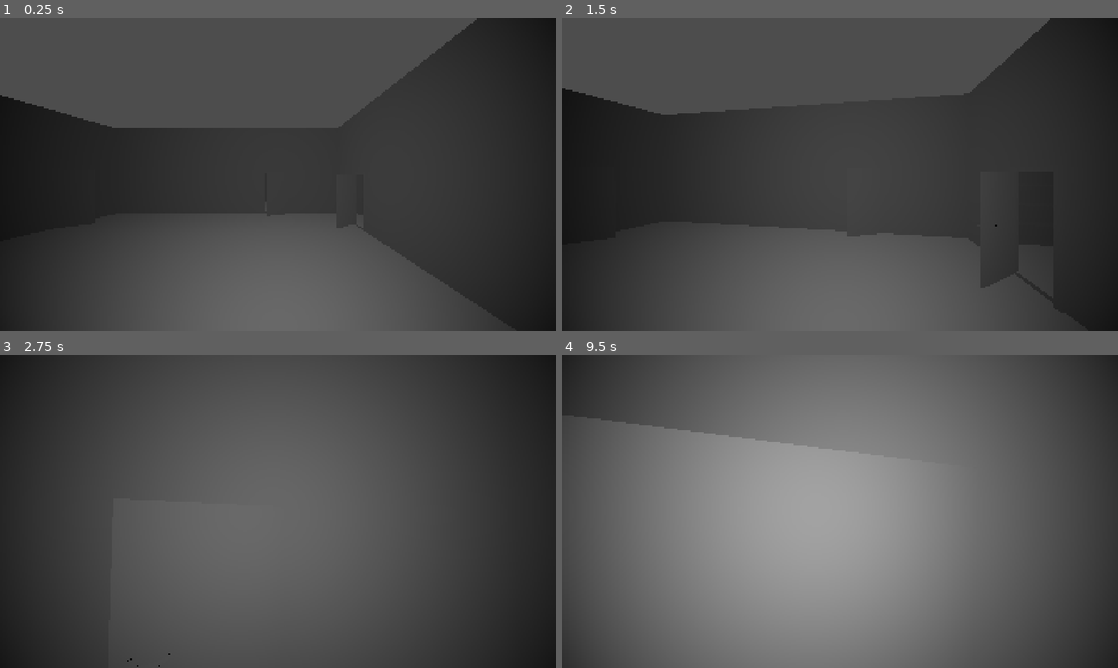
Above: before the commit, frames 1-4 (two rows, left to right).
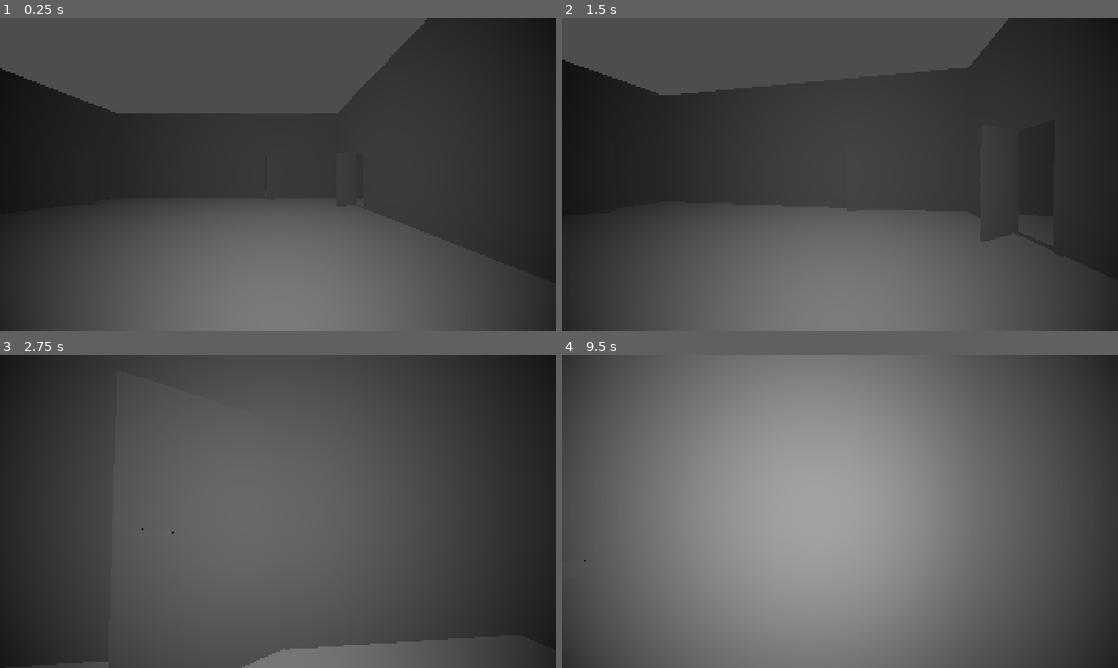
Above: after the commit, the same moments.

Repository: yuleedev/bandit-tails
Game: Godot game, scene res://Levels/main.tscn
The game is run twice, just before and just after one commit, with the same random seed, the same clock (stepped at 60 frames per second) and the same inputs.
Inputs (mouse positions are in pixels of both pictures, inside the frame that each line leads up to):
- Up to frame 1 (0.25 s): no input
- Up to frame 2 (1.5 s): tap Enter at 0.5 s; move the mouse to (867, 174) at 0.52 s; hold W (up) from 0.53 s (still down); tap E (interact) at 0.6, 1.35 s; move the mouse to (812, 174) at 1.27 s
- Up to frame 3 (2.75 s): keep holding W (up); move the mouse to (289, 505) at 2.02 s; tap E (interact) at 2.1 s
- Up to frame 4 (9.5 s): move the mouse to (834, 517) at 2.77 s; tap E (interact) every 0.75 s from 2.85 to 8.85 s; tap Space at 3.5, 5, 6.5 s; move the mouse to (878, 514) at 3.52 s; tap Enter at 4.25, 5.75 s; move the mouse to (795, 508) at 4.27 s; move the mouse to (845, 511) at 5.02 s; move the mouse to (817, 505) at 5.77 s; release W (up) at 5.78 s; hold D (right) 5.78-6.53 s; move the mouse to (867, 511) at 6.52 s; hold W (up) 6.53-8.78 s; move the mouse to (812, 511) at 7.27 s; move the mouse to (851, 505) at 8.02 s; move the mouse to (834, 517) at 8.77 s; hold A (left) from 8.78 s (still down)

The runs differ from the first frame. In frame 1, 7.3% of the frame differs, in the area x 0-94%, y 0-100%; in frame 2, 8.2%, in the area x 0-95%, y 0-100%; in frame 3, 2.9%; in frame 4, 3.1%.
Error before the commit: Invalid access to property or key 'body_entered' on a base object of type 'null instance'. (res://Scripts/treasure.gd:7)

Commit message:
Fix code for real this time

Diff:
--- a/Levels/main.tscn
+++ b/Levels/main.tscn
@@ -18,7 +18,7 @@
 script = ExtResource("2_gnif3")
 
 [node name="Pivot" type="Node3D" parent="Player"]
-transform = Transform3D(1, 0, 0, 0, 1, 0, 0, 0, 1, 0, 1.5, 0)
+transform = Transform3D(1, 0, 0, 0, 1, 0, 0, 0, 1, 0, 0.5, 0)
 
 [node name="Camera" type="Camera3D" parent="Player/Pivot"]
 
--- a/Scripts/treasure.gd
+++ b/Scripts/treasure.gd
@@ -4,8 +4,8 @@
 var p_ref = null
 
 func _ready():
-	$Area3D.body_entered.connect(_on_body_entered)
-	$Area3D.body_exited.connect(_on_body_exited)
+	$Body/Area.body_entered.connect(_on_body_entered)
+	$Body/Area.body_exited.connect(_on_body_exited)
 
 func _on_body_entered(body):
 	if body.name == "Player":
Not shown: 1 places in Assets/Props/Loot/loot.tscn that only renumber resources
